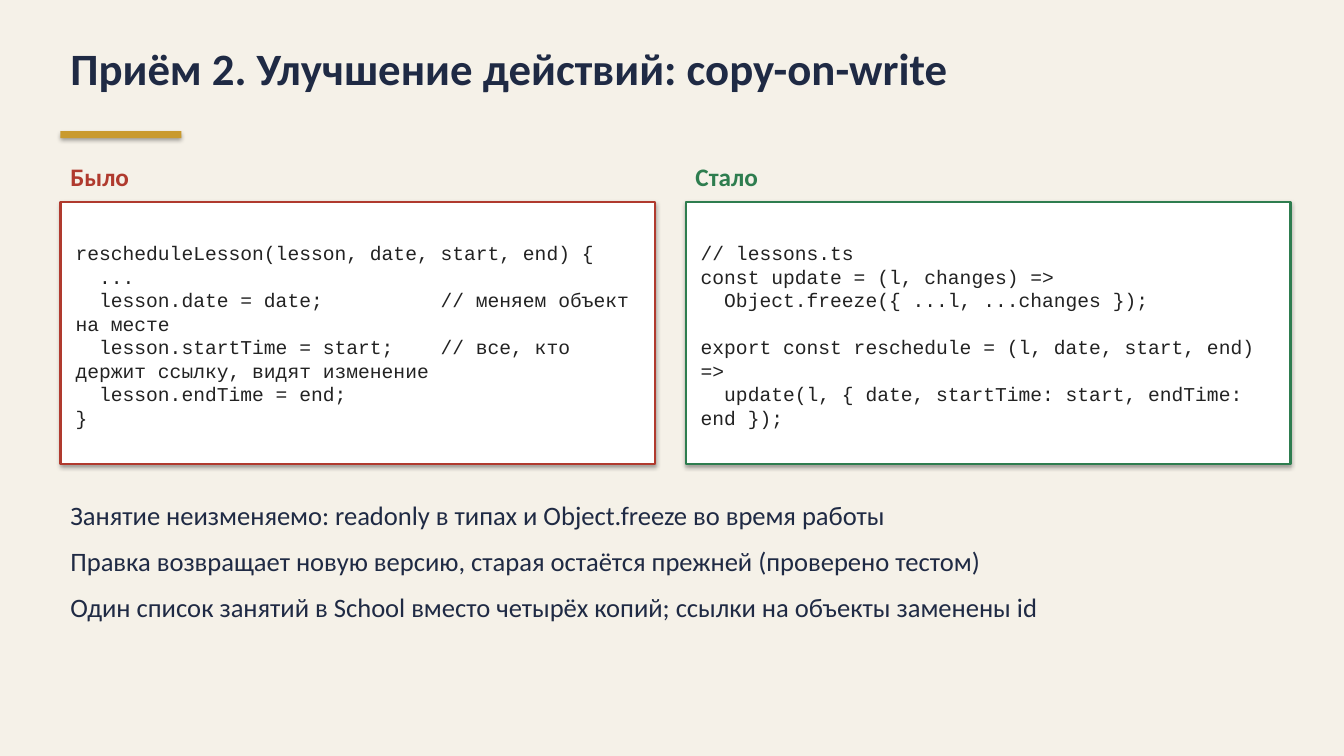
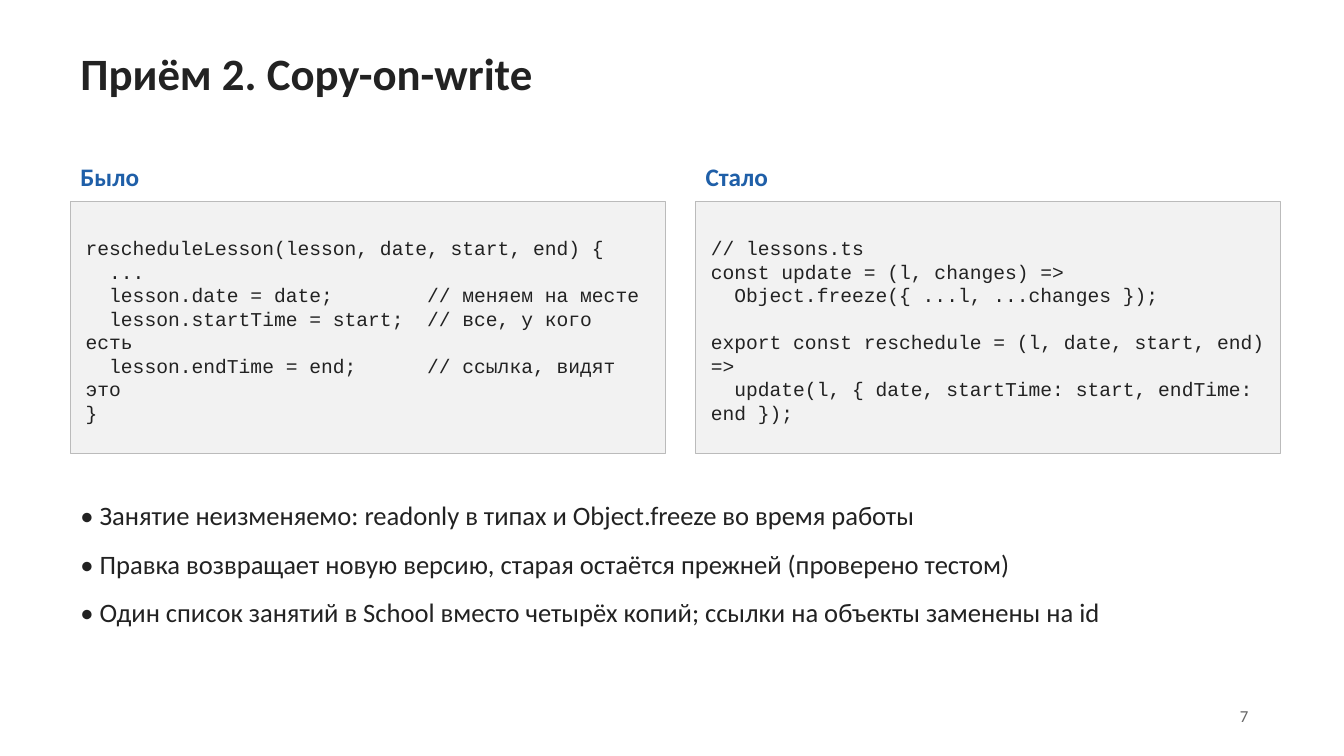
Before and after one commit to Michunchik/school-light, a slide deck: slide 7 of docs/school-light-seminar.pptx. Drawn at 1344x756 pixels with LibreOffice and Linux fonts; fonts in the diff are those of the drawing. Boxes give left, top, right and bottom in pixels: in the first picture for what was removed or moved away, otherwise in the second. Text is boxed around its words. In the diff, an @@ line names an element or a change of style, - is before the commit and + after.

```diff
--- a/docs/school-light-seminar.pptx
+++ b/docs/school-light-seminar.pptx
@@ background #F5F1E8 to #FFFFFF @@
@@ text at (80, 58, 532, 97): text changed; text colour #1F2A44 to #222222 @@
-Приём 2. Улучшение действий: copy-on-write
+Приём 2. Copy-on-write
@@ rectangle removed at (60, 131, 181, 138) @@
@@ text "Было": place and size @@
-text "Было" at (70, 169, 129, 186)
+text "Было" at (80, 169, 139, 186)
@@ text "Было" at (80, 169, 139, 186): text colour #B03A2E to #1F5FA8 @@
@@ text "Стало": place and size @@
-text "Стало" at (695, 169, 757, 186)
+text "Стало" at (706, 169, 768, 186)
@@ text "Стало" at (706, 169, 768, 186): text colour #2E7D4F to #1F5FA8 @@
@@ rectangle "rescheduleLesson(lesson, date, start, end) {": place and size @@
-rectangle "rescheduleLesson(lesson, date, start, end) {" at (60, 202, 655, 464)
+rectangle "rescheduleLesson(lesson, date, start, end) {" at (71, 202, 665, 454)
@@ rectangle "rescheduleLesson(lesson, date, start, end) {" at (71, 202, 665, 454): fill #FFFFFF to #F2F2F2; outline #B03A2E 1.5 pt to #BBBBBB 0.75 pt; shadow off @@
@@ rectangle "// lessons.ts": place and size @@
-rectangle "// lessons.ts" at (686, 202, 1291, 464)
+rectangle "// lessons.ts" at (696, 202, 1280, 454)
@@ rectangle "// lessons.ts" at (696, 202, 1280, 454): fill #FFFFFF to #F2F2F2; outline #2E7D4F 1.5 pt to #BBBBBB 0.75 pt; shadow off @@
@@ text in rectangle at (86, 288, 639, 396): text changed @@
-lesson.date = date; // меняем объект на месте
-lesson.startTime = start; // все, кто держит ссылку, видят изменение
-lesson.endTime = end;
+lesson.date = date; // меняем на месте
+lesson.startTime = start; // все, у кого есть
+lesson.endTime = end; // ссылка, видят это
@@ text at (100, 506, 1099, 627): text changed; text colour #1F2A44 to #222222 @@
-Занятие неизменяемо: readonly в типах и Object.freeze во время работы
-Правка возвращает новую версию, старая остаётся прежней (проверено тестом)
-Один список занятий в School вместо четырёх копий; ссылки на объекты заменены id
+• Занятие неизменяемо: readonly в типах и Object.freeze во время работы
+• Правка возвращает новую версию, старая остаётся прежней (проверено тестом)
+• Один список занятий в School вместо четырёх копий; ссылки на объекты заменены на id
@@ text added at (1240, 711, 1248, 722), 12 pt, text #666666 @@
+7
```
Also in this commit, not shown: 9 other slides changed.
